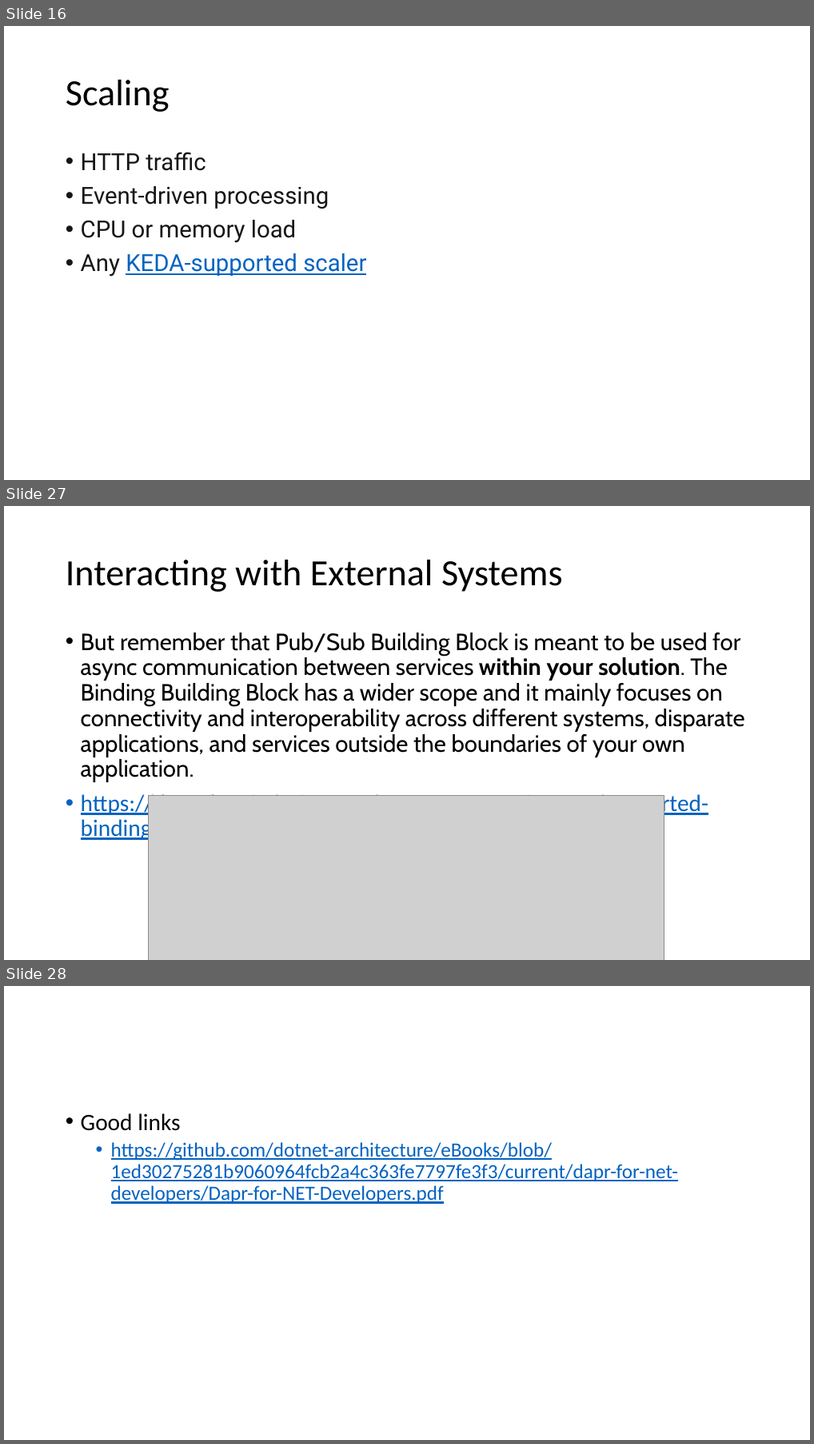
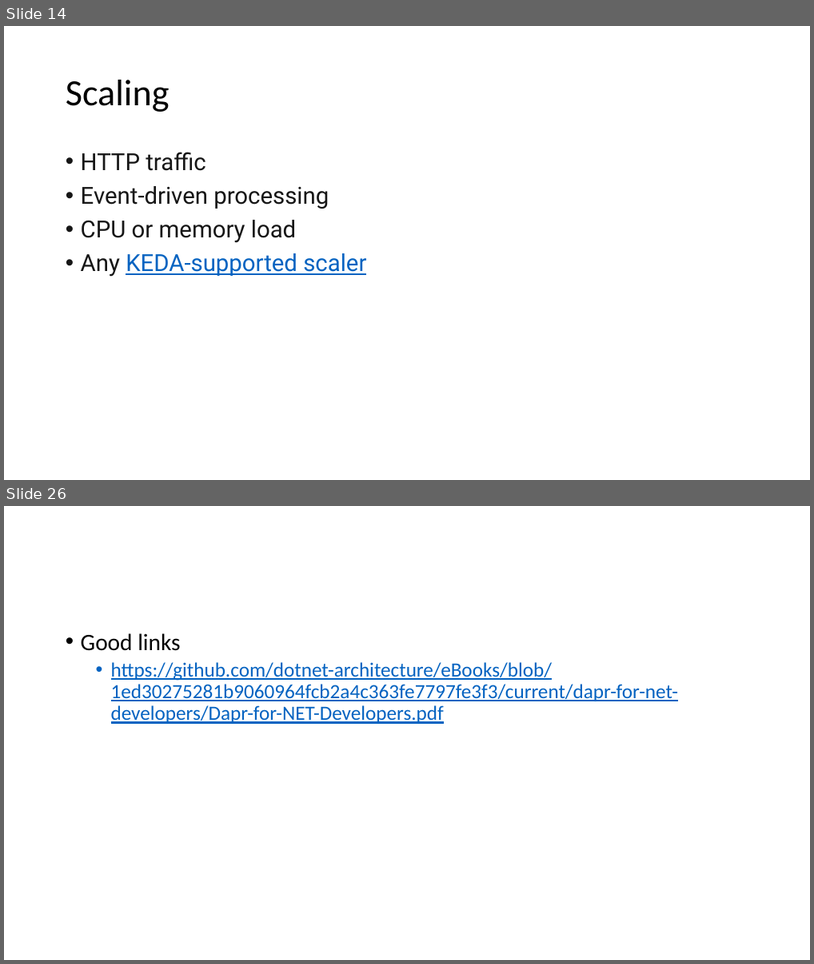
Before and after one commit to cs-samvith/space-app-platform, a slide deck: container-apps.pptx. Shown one above the other, each under a label of ours: slides 16, 27 and 28 before the commit, slides 14 and 26 after it; the slides between them are not shown. The pictures are 814x1444 and 814x964 pixels, drawn with LibreOffice and Linux fonts; fonts in the diff are those of the drawing; grey boxes stand for pictures. Boxes give left, top, right and bottom in pixels: in the first picture for what was removed or moved away, otherwise in the second. Text is boxed around its words. In the diff, an @@ line names an element or a change of style, - is before the commit and + after.

```diff
--- a/container-apps.pptx
+++ b/container-apps.pptx
@@ slide 27 removed at box(4, 506, 810, 960), background #FFFFFF @@
@@ title removed at box(66, 560, 563, 592) @@
-Interacting with External Systems
@@ text removed at box(81, 632, 746, 842) @@
-• But remember that Pub/Sub Building Block is meant to be used for async communication between services within your solution. The Binding Building Block has a wider scope and it mainly focuses on connectivity and interoperability across different systems, disparate applications, and services outside the boundaries of your own application.
-• https://docs.dapr.io/reference/components-reference/supported-bindings/
@@ picture removed at box(149, 795, 664, 960) @@
@@ what was slide 16 is now slide 14 @@
@@ what was slide 28 is now slide 26 @@
```
Also in this commit, not shown: 5 slides changed, 9 slides added, 9 other slides removed, 13 other files.
